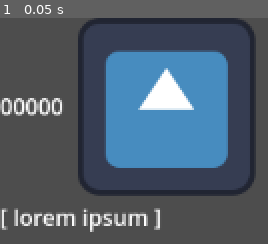
Above: before the commit, frame 1.
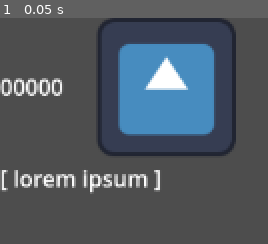
Above: after the commit, the same moment.

Repository: noidexe/rosita-eston
Game: Godot game, scene res://scenes/Glossary/glyph_entry.tscn
Two runs of this game, one before a commit and one after it. Both use one fixed random seed, a clock stepped at 60 frames per second and the inputs below. This scene is started directly instead of the project's main scene. The engine's default icon, where the game draws it, is replaced by a stand-in: a white triangle on a blue panel in a dark square.
Inputs:
- Up to frame 1 (0.05 s): no input

The runs differ from the first frame. In frame 1, 28% of the frame differs, in the area x 0-96%, y 0-95%.

Commit message:
Add glyph preview to glyph_entry.tscn and glyph_editor.tscn
Todo cache atlases

Diff:
--- a/scenes/Glossary/glyph_entry.gd
+++ b/scenes/Glossary/glyph_entry.gd
@@ -23,5 +23,11 @@
 	if not is_inside_tree():
 		await ready
 	%Id.text = str(glyph.id).pad_zeros(5)
-	%Glyph.texture = glyph.preview
 	%Definitions.text = str(glyph.definitions)
+	var first_location = glyph.locations.front()
+	if first_location == null:
+		%Glyph.texture = null
+	var atlas_tex = AtlasTexture.new()
+	atlas_tex.atlas = Database.texture_cache.get_texture(first_location.path)
+	atlas_tex.region = first_location.rect
+	%Glyph.texture = atlas_tex
--- a/scenes/Glossary/glyph_entry.tscn
+++ b/scenes/Glossary/glyph_entry.tscn
@@ -23,7 +23,9 @@
 unique_name_in_owner = true
 custom_minimum_size = Vector2(0, 100)
 layout_mode = 2
+size_flags_horizontal = 3
 texture = ExtResource("2_i87u2")
+expand_mode = 1
 stretch_mode = 5
 
 [node name="Definitions" type="Label" parent="."]
--- a/scenes/Shared/glyph_editor.gd
+++ b/scenes/Shared/glyph_editor.gd
@@ -19,12 +19,18 @@
 		return
 	if not is_inside_tree():
 		await ready
-	%Preview.texture = glyph.preview
 	%Id.text = str(glyph.id)
 	for child : Node in %Definitions.get_children():
 		child.queue_free()
 	for i : int in glyph.definitions.size():
 		_add_definition(i, glyph.definitions[i])
+	var first_location = glyph.locations.front()
+	if first_location == null:
+		%Glyph.texture = null
+	var atlas_tex = AtlasTexture.new()
+	atlas_tex.atlas = Database.texture_cache.get_texture(first_location.path)
+	atlas_tex.region = first_location.rect
+	%Glyph.texture = atlas_tex
 
 
 func _on_add_definition_pressed() -> void:
--- a/scenes/Shared/glyph_editor.tscn
+++ b/scenes/Shared/glyph_editor.tscn
@@ -18,10 +18,11 @@
 size_flags_horizontal = 4
 horizontal_alignment = 1
 
-[node name="Preview" type="TextureRect" parent="."]
+[node name="Glyph" type="TextureRect" parent="."]
 unique_name_in_owner = true
 custom_minimum_size = Vector2(0, 100)
 layout_mode = 2
+expand_mode = 1
 stretch_mode = 5
 
 [node name="Definitions" type="VBoxContainer" parent="."]
